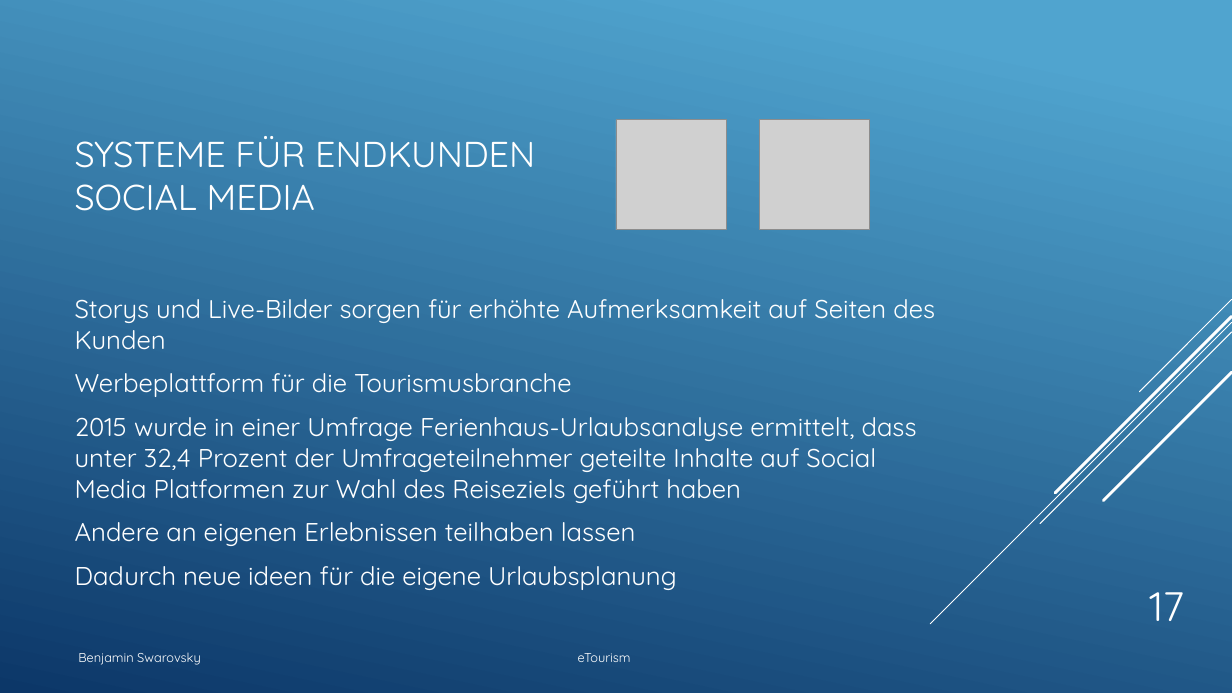
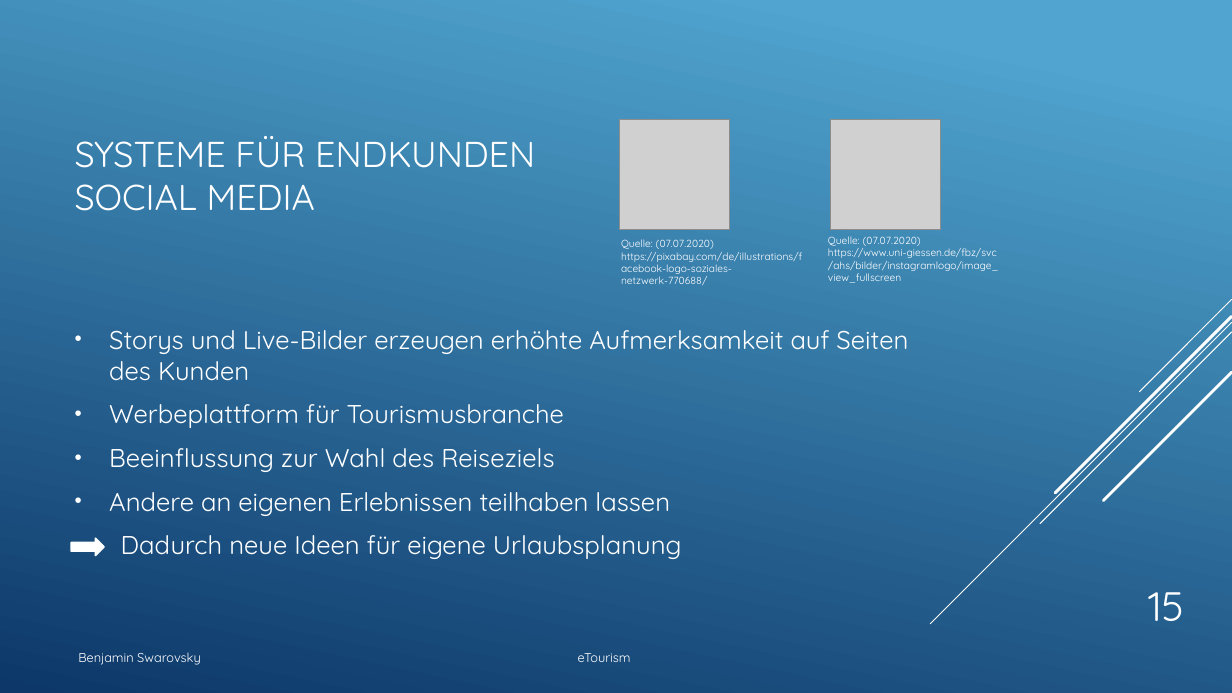
Before and after one commit to BenjaminS01/eTourism, a slide deck: slide 15 of Etourism1.pptx (slide 17 before the commit). Drawn at 1232x693 pixels with LibreOffice and Linux fonts; fonts in the diff are those of the drawing; grey boxes stand for pictures. Boxes give left, top, right and bottom in pixels: in the first picture for what was removed or moved away, otherwise in the second. Text is boxed around its words. In the diff, an @@ line names an element or a change of style, - is before the commit and + after.

```diff
--- a/Etourism1.pptx
+++ b/Etourism1.pptx
@@ picture: place and size @@
-picture at box(616, 120, 726, 230)
+picture at box(620, 120, 730, 230)
@@ picture: place and size @@
-picture at box(760, 120, 870, 230)
+picture at box(831, 120, 941, 230)
@@ text added at box(621, 239, 802, 285), 8 pt, text #FFFFFF @@
+Quelle: (07.07.2020) https://pixabay.com/de/illustrations/facebook-logo-soziales-netzwerk-770688/
@@ text added at box(828, 236, 999, 283), 8 pt, text #FFFFFF @@
+Quelle: (07.07.2020) https://www.uni-giessen.de/fbz/svc/ahs/bilder/instagramlogo/image_view_fullscreen
@@ text at box(109, 330, 908, 472): text changed @@
-Storys und Live-Bilder sorgen für erhöhte Aufmerksamkeit auf Seiten des Kunden
-Werbeplattform für die Tourismusbranche
-2015 wurde in einer Umfrage Ferienhaus-Urlaubsanalyse ermittelt, dass unter 32,4 Prozent der Umfrageteilnehmer geteilte Inhalte auf Social Media Platformen zur Wahl des Reiseziels geführt haben
+• Storys und Live-Bilder erzeugen erhöhte Aufmerksamkeit auf Seiten des Kunden
+• Werbeplattform für Tourismusbranche
+• Beeinflussung zur Wahl des Reiseziels
@@ text at box(109, 492, 670, 516): bullet none to • @@
@@ right arrow added at box(71, 539, 104, 556), fill #FFFFFF, outline #FFFFFF 1.25 pt @@
@@ text at box(121, 535, 682, 559): text changed @@
-Dadurch neue ideen für die eigene Urlaubsplanung
+Dadurch neue Ideen für eigene Urlaubsplanung
@@ page number at box(1148, 592, 1184, 621): text changed @@
-17
+15
```
Also in this commit, not shown: 12 other slides changed, 2 slides removed, 1 other file.
